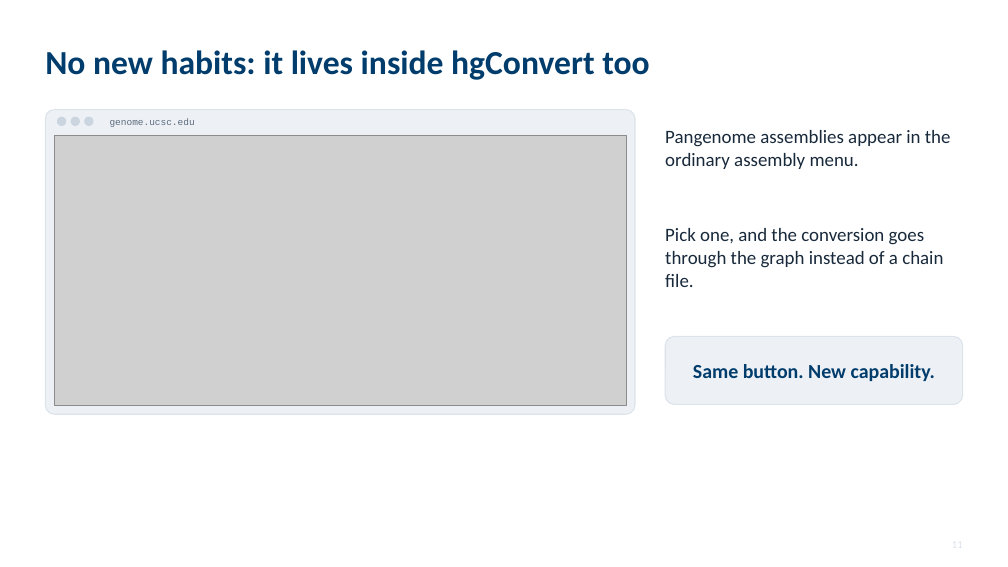
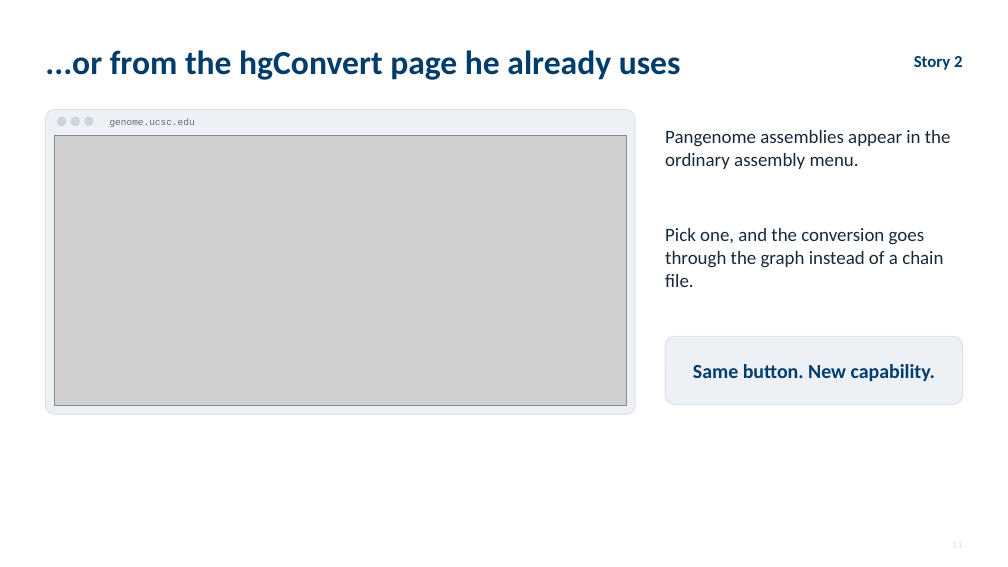
Before and after one commit to parsaeskandar/hprc_2026_poster, a slide deck: slide 11 of talk/HPRC2026_talk.pptx. Drawn at 1008x567 pixels with LibreOffice and Linux fonts; fonts in the diff are those of the drawing; grey boxes stand for pictures. Boxes give left, top, right and bottom in pixels: in the first picture for what was removed or moved away, otherwise in the second. Text is boxed around its words. In the diff, an @@ line names an element or a change of style, - is before the commit and + after.

```diff
--- a/talk/HPRC2026_talk.pptx
+++ b/talk/HPRC2026_talk.pptx
@@ text at (45, 50, 681, 80): text changed @@
-No new habits: it lives inside hgConvert too
+...or from the hgConvert page he already uses
@@ text added at (914, 56, 962, 70), 16 pt, text #003C6C, bold @@
+Story 2
```
Also in this commit, not shown: 6 other slides changed, 4 other files.
